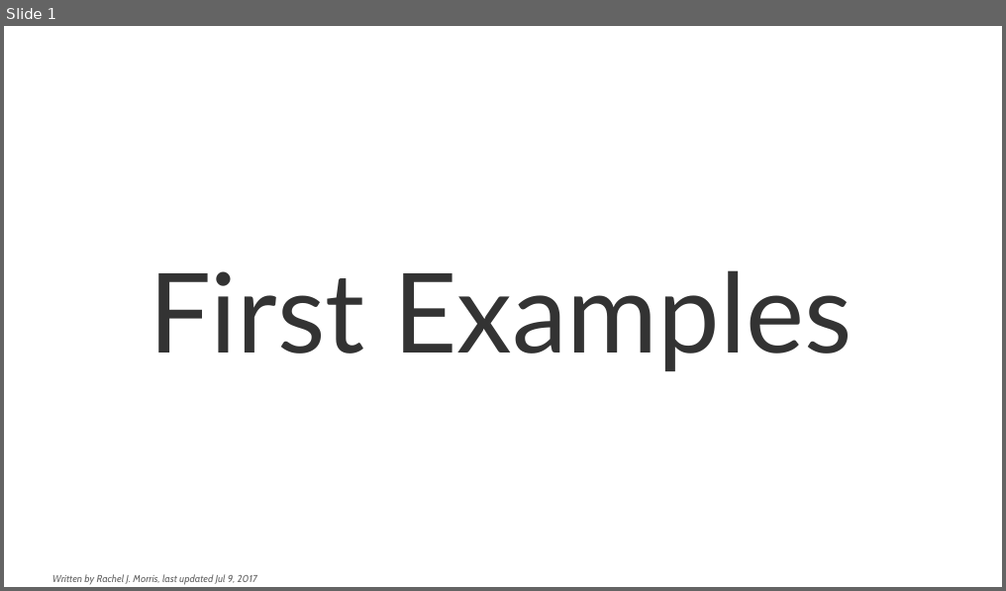
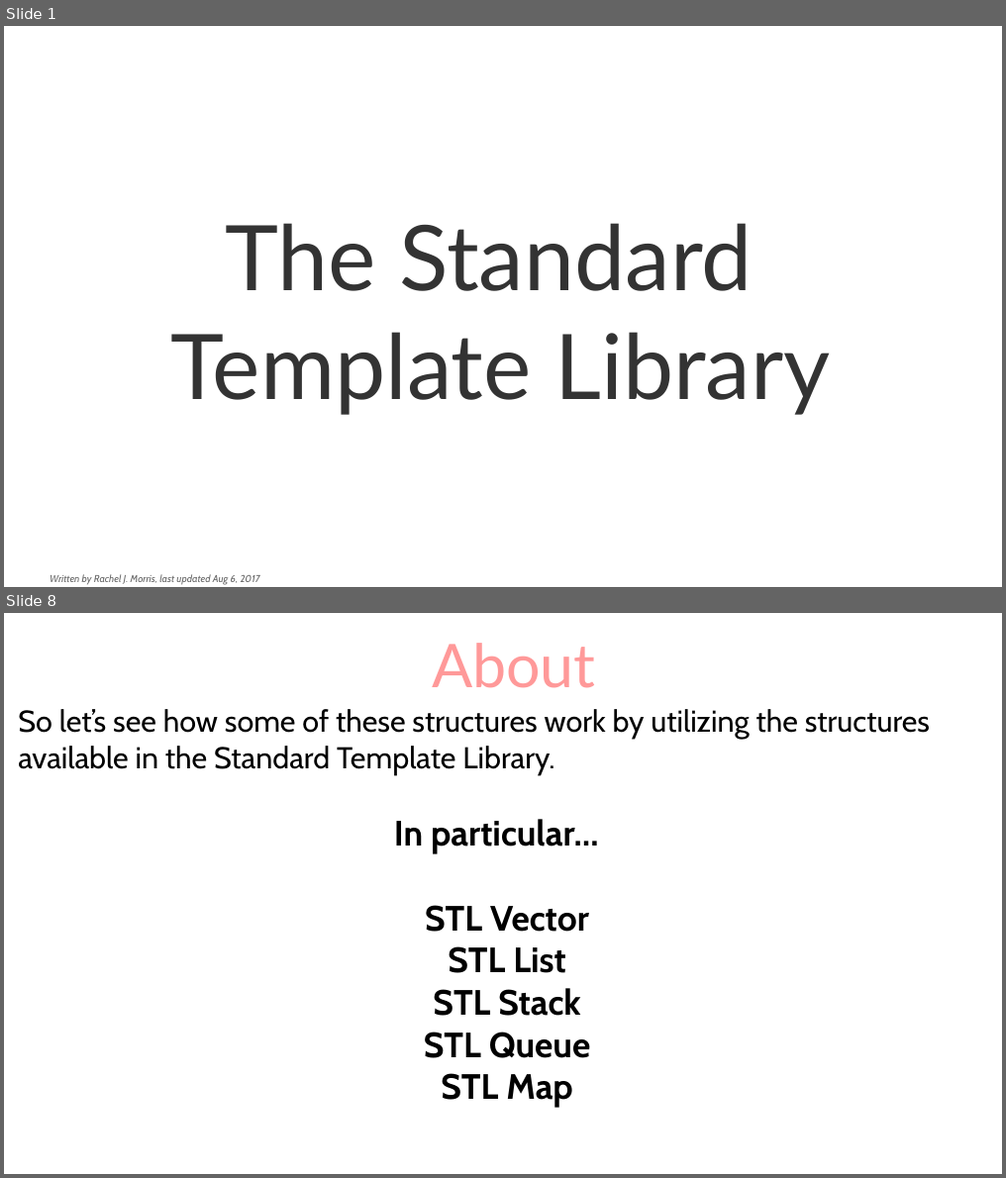
Before and after one commit to mariamhabib/CS250-Data-Structures, a slide deck: Lectures/1_Using_STL_structures.odp. Shown one above the other, each under a label of ours: slide 1 before the commit, slides 1 and 8 after it; the slides between them are not shown. The pictures are 1006x591 and 1006x1178 pixels, drawn with LibreOffice and Linux fonts; fonts in the diff are those of the drawing; background and template pictures are left out. Boxes give left, top, right and bottom in pixels: in the first picture for what was removed or moved away, otherwise in the second. Text is boxed around its words. In the diff, an @@ line names an element or a change of style, - is before the commit and + after.

Commit message:
STL Structure lecture

```diff
--- a/Lectures/1_Using_STL_structures.odp
+++ b/Lectures/1_Using_STL_structures.odp
@@ slide 8 added at [4, 613, 1002, 1174], background picture (left out) @@
@@ title added at [432, 643, 596, 688], 48 pt, text #FF9999 @@
+About
@@ text added at [18, 709, 930, 1108], 24 pt, text #000000 @@
+So let’s see how some of these structures work by utilizing the structures available in the Standard Template Library.
+In particular…
+● STL Vector
+● STL List
+● STL Stack
+● STL Queue
+● STL Map
@@ slide 1 changed as well @@
@@ title at [170, 223, 830, 415]: text changed; size 88 to 72 pt @@
-First Examples
+The Standard
+Template Library
@@ text at [50, 574, 260, 585]: text changed @@
-Written by Rachel J. Morris, last updated Jul 9, 2017
+Written by Rachel J. Morris, last updated Aug 6, 2017
```
Also in this commit, not shown: 54 other slides added, 4 slides removed, 1 other file.
